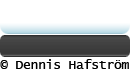
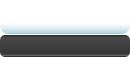
Layers edited between the first and the second 130 × 70 image:
hid "© Dennis Hafström" over [0, 59, 129, 69]
